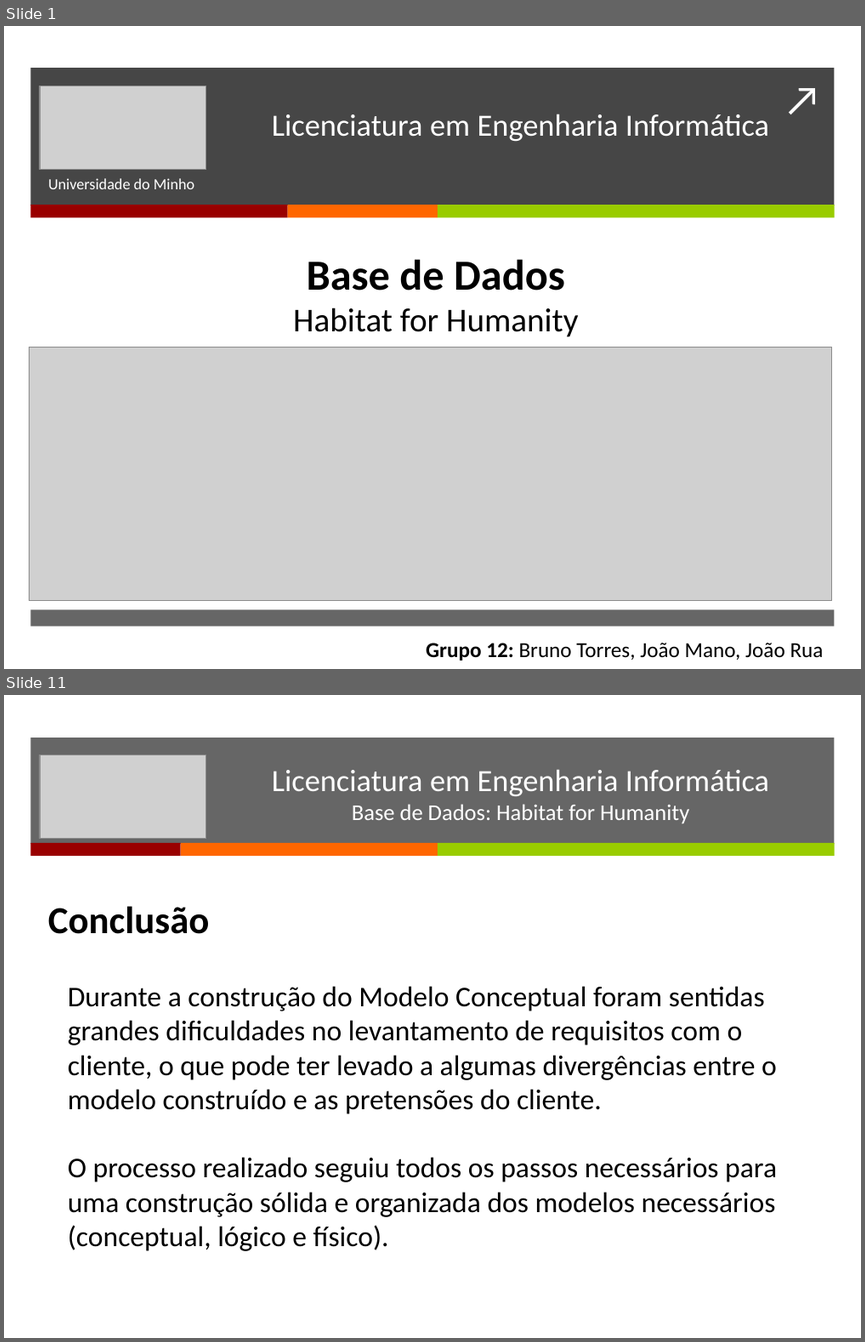
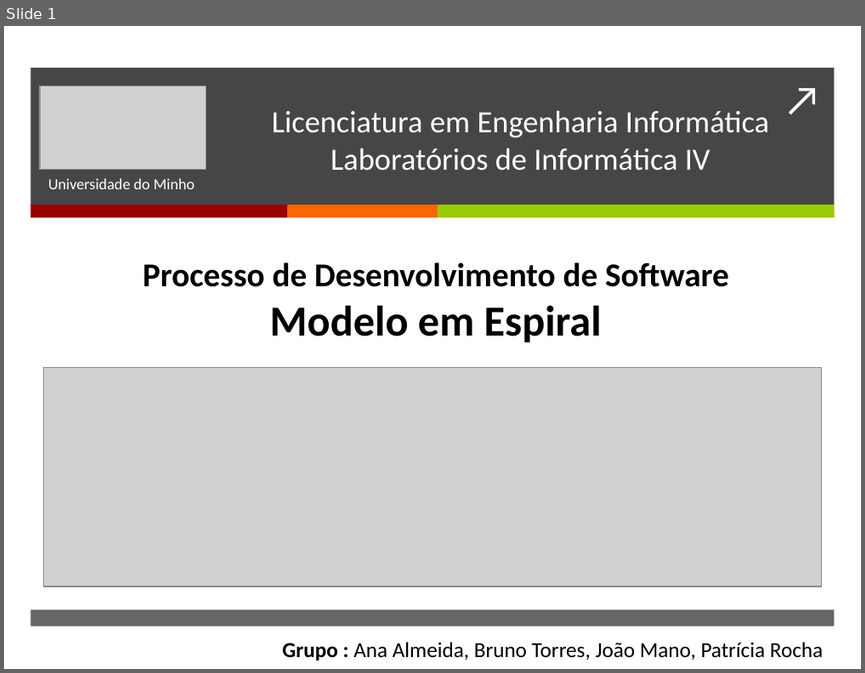
Before and after one commit to BrunoTorres/LI4, a slide deck: Apresentação/Apresentacao.pptx. Shown one above the other, each under a label of ours: slides 1 and 11 before the commit, slide 1 after it; the slides between them are not shown. The pictures are 865x1342 and 865x673 pixels, drawn with LibreOffice and Linux fonts; fonts in the diff are those of the drawing; grey boxes stand for pictures. Boxes give left, top, right and bottom in pixels: in the first picture for what was removed or moved away, otherwise in the second. Text is boxed around its words. In the diff, an @@ line names an element or a change of style, - is before the commit and + after.

```diff
--- a/Apresentação/Apresentacao.pptx
+++ b/Apresentação/Apresentacao.pptx
@@ slide 11 removed at [4,695,861,1338], background #FFFFFF @@
@@ rectangle removed at [30,737,834,844] @@
@@ picture removed at [40,755,206,838] @@
@@ text removed at [272,770,769,824] @@
-Licenciatura em Engenharia Informática
-Base de Dados: Habitat for Humanity
@@ rectangle removed at [30,843,181,857] @@
@@ rectangle removed at [181,843,438,857] @@
@@ rectangle removed at [438,843,834,857] @@
@@ text removed at [48,906,210,934] @@
-Conclusão
@@ text removed at [68,986,777,1251] @@
-Durante a construção do Modelo Conceptual foram sentidas grandes dificuldades no levantamento de requisitos com o cliente, o que pode ter levado a algumas divergências entre o modelo construído e as pretensões do cliente.
-O processo realizado seguiu todos os passos necessários para uma construção sólida e organizada dos modelos necessários (conceptual, lógico e físico).
@@ slide 1 changed as well @@
@@ text at [272,110,769,170]: text changed @@
-Licenciatura em Engenharia Informática
+Licenciatura em Engenharia Informática
+Laboratórios de Informática IV
@@ text at [143,262,729,342]: text changed; bold on @@
-Base de Dados
-Habitat for Humanity
+Processo de Desenvolvimento de Software
+Modelo em Espiral
@@ picture: place and size @@
-picture at [29,346,832,600]
+picture at [43,367,822,586]
@@ text at [282,641,823,660]: text changed @@
-Grupo 12: Bruno Torres, João Mano, João Rua
+Grupo : Ana Almeida, Bruno Torres, João Mano, Patrícia Rocha
```
Also in this commit, not shown: 1 other slide changed, 6 slides added, 9 other slides removed.
